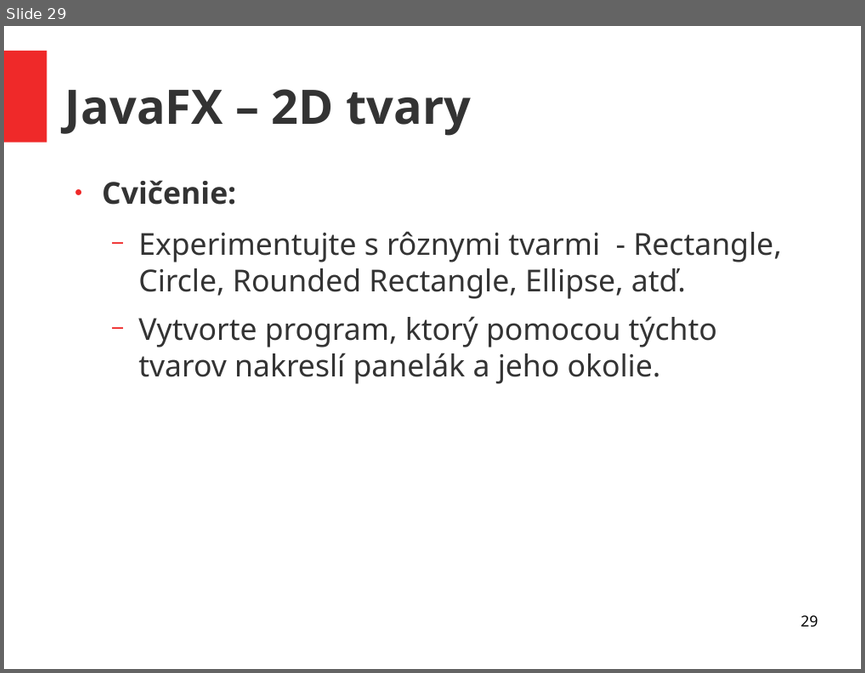
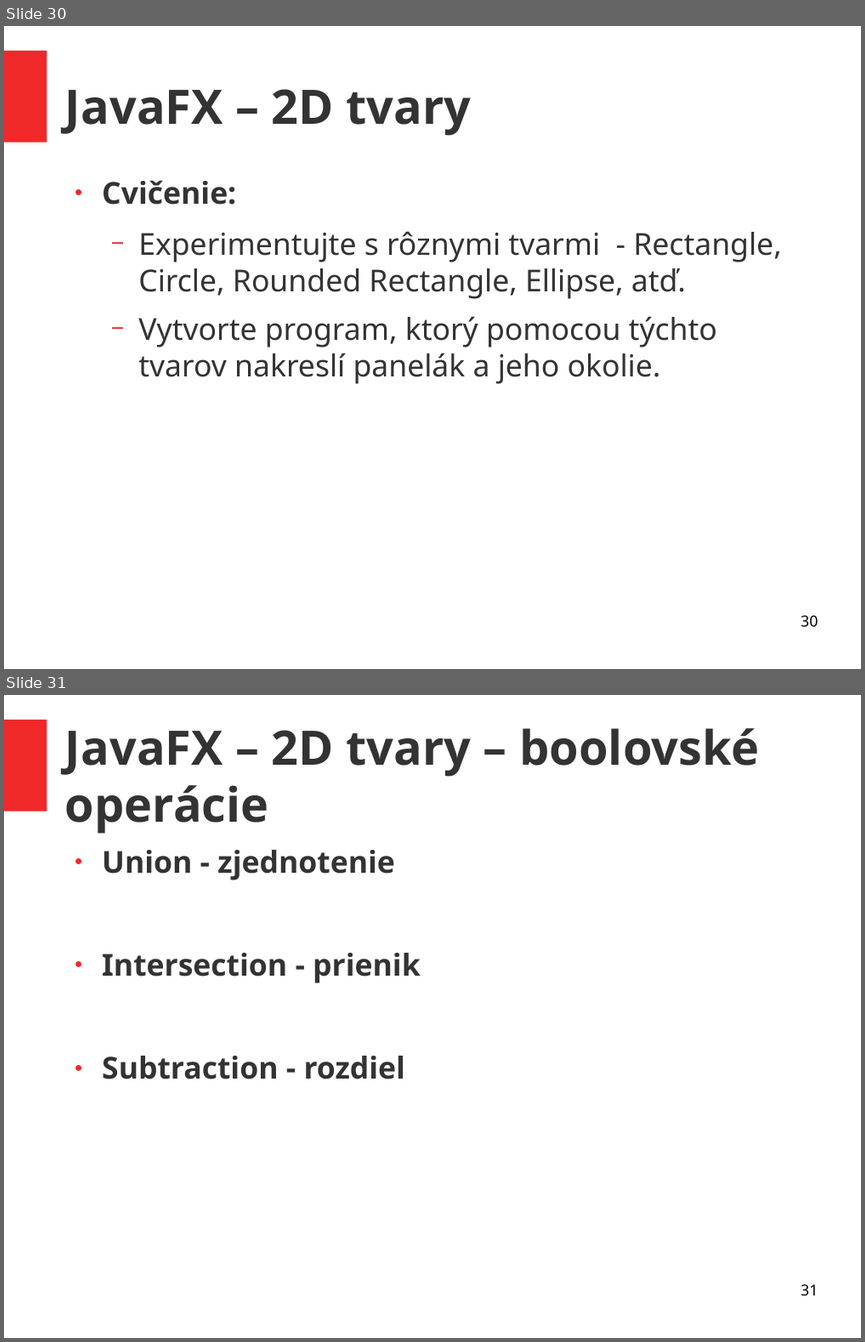
Before and after one commit to ukf-michalkohutek/prezentacia, a slide deck: seminar2.odp. Shown one above the other, each under a label of ours: slide 29 before the commit, slides 30 and 31 after it. The pictures are 865x673 and 865x1342 pixels, drawn with LibreOffice and Linux fonts; fonts in the diff are those of the drawing. Boxes give left, top, right and bottom in pixels: in the first picture for what was removed or moved away, otherwise in the second. Text is boxed around its words. In the diff, an @@ line names an element or a change of style, - is before the commit and + after.

```diff
--- a/seminar2.odp
+++ b/seminar2.odp
@@ slide 31 added at (x1=4, y1=695, x2=861, y2=1338), background #FFFFFF; not listed: 1 template element that a slide beside it also shows @@
@@ title added at (x1=65, y1=728, x2=759, y2=834), 44 pt, text #333333, bold @@
+JavaFX – 2D tvary – boolovské operácie
@@ text added at (x1=102, y1=850, x2=420, y2=1079), 28 pt, text #333333, bold @@
+● Union - zjednotenie
+● Intersection - prienik
+● Subtraction - rozdiel
@@ page number added at (x1=800, y1=1284, x2=817, y2=1296), 14 pt, text #000000 @@
+31
@@ what was slide 29 is now slide 30 @@
@@ page number at (x1=800, y1=615, x2=817, y2=627): text changed @@
-29
+30
```
Also in this commit, not shown: 1 slide changed, 9 other slides added, 1 other file.
